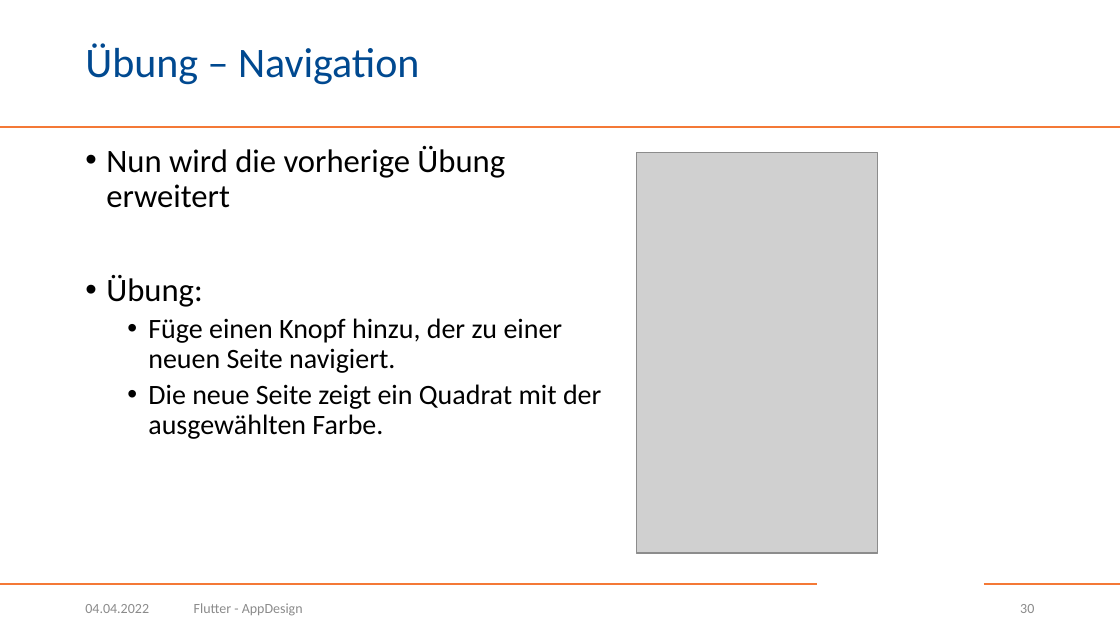
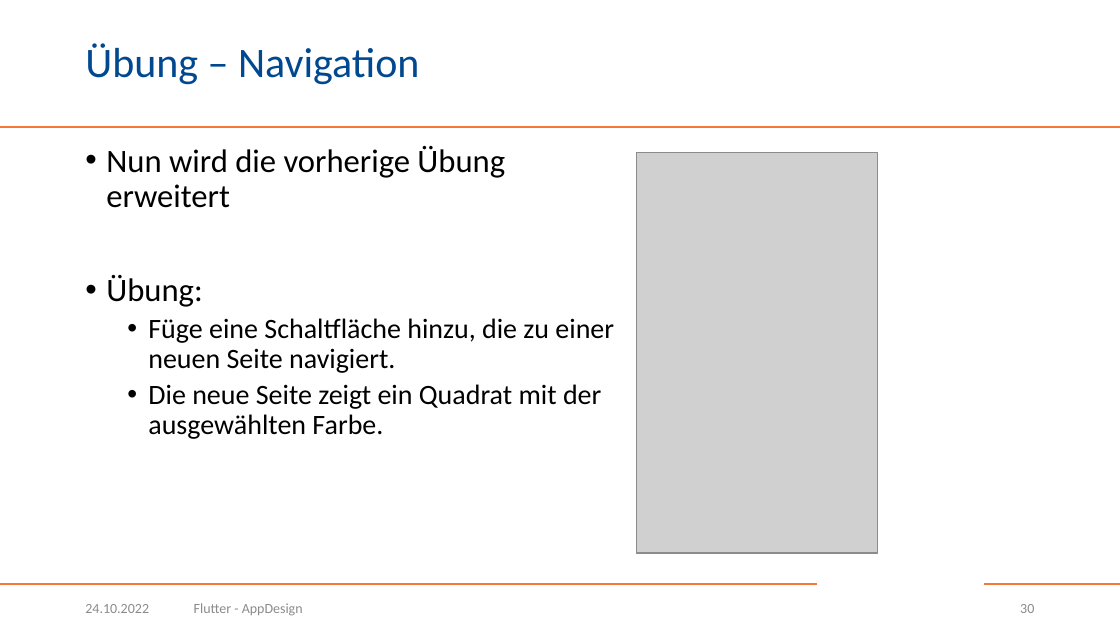
Before and after one commit to BogyMitutoyoCTL/BOGY-App-2022-10, a slide deck: slide 30 of Flutter.pptx. Drawn at 1120x630 pixels with LibreOffice and Linux fonts; fonts in the diff are those of the drawing; grey boxes stand for pictures; background and template pictures are left out. Boxes give left, top, right and bottom in pixels: in the first picture for what was removed or moved away, otherwise in the second. Text is boxed around its words. In the diff, an @@ line names an element or a change of style, - is before the commit and + after.

```diff
--- a/Flutter.pptx
+++ b/Flutter.pptx
@@ text at box(148, 318, 614, 373): text changed @@
-  • Füge einen Knopf hinzu, der zu einer neuen Seite navigiert.
+  • Füge eine Schaltfläche hinzu, die zu einer neuen Seite navigiert.
@@ text at box(85, 604, 149, 613): text changed @@
-04.04.2022
+24.10.2022
```
Also in this commit, not shown: 36 other slides changed.
